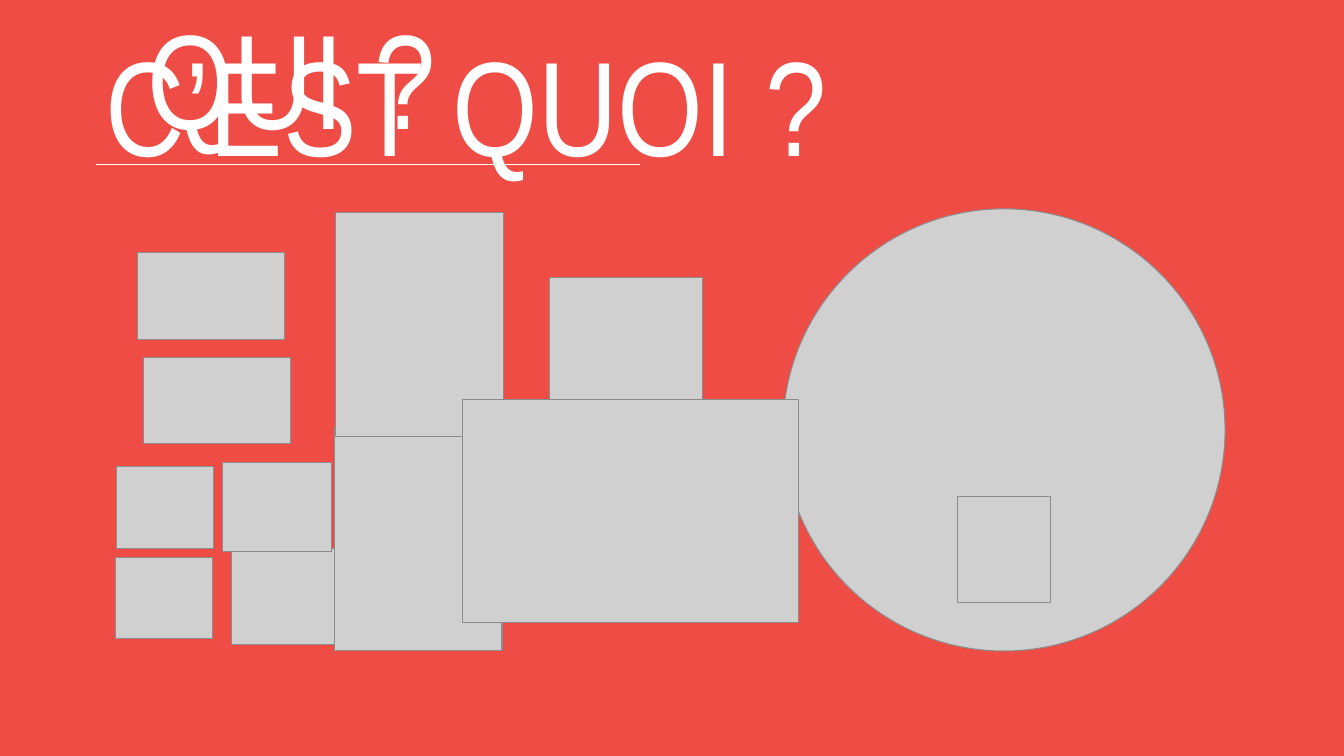
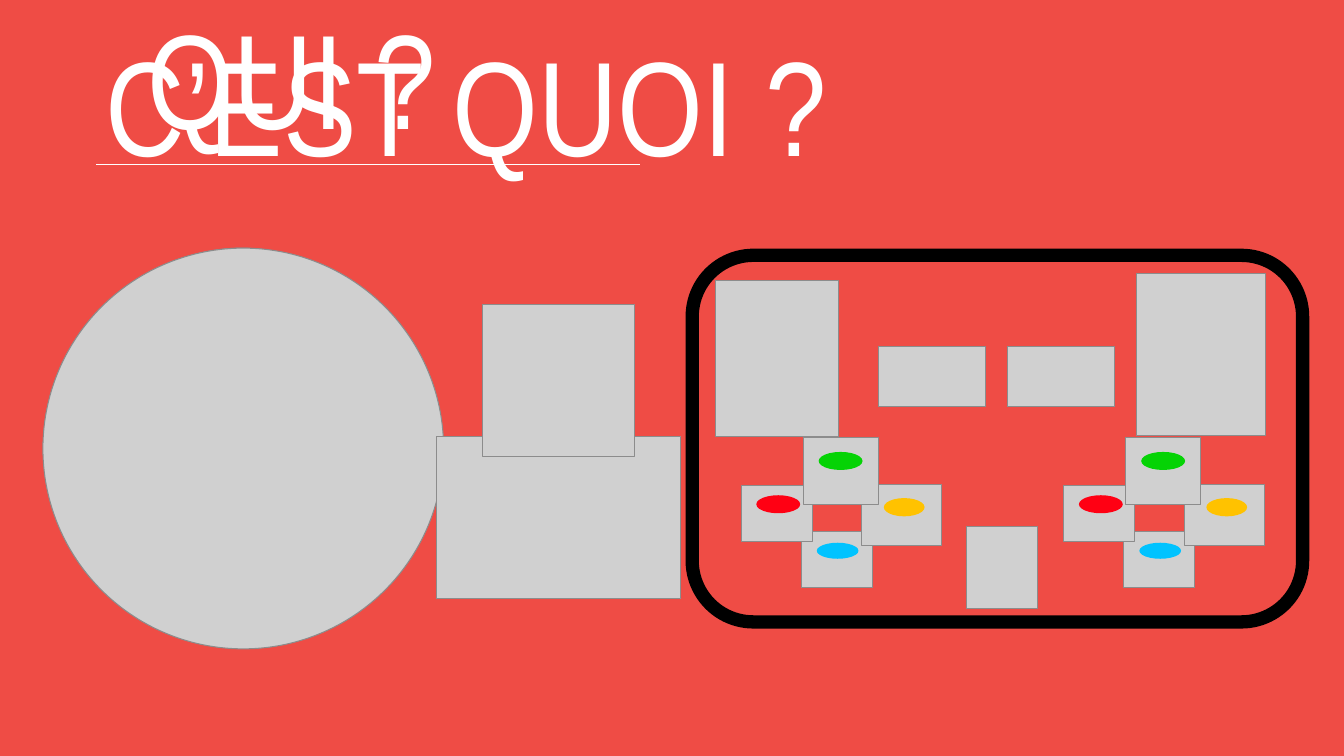
Before and after one commit to Savoie13/Manette_Adaptee, a slide deck: slide 2 of Documentation/Presentation_Projet.pptx. Drawn at 1344x756 pixels with LibreOffice and Linux fonts; fonts in the diff are those of the drawing; grey boxes stand for pictures; background and template pictures are left out. Boxes give left, top, right and bottom in pixels: in the first picture for what was removed or moved away, otherwise in the second. Text is boxed around its words. In the diff, an @@ line names an element or a change of style, - is before the commit and + after.

```diff
--- a/Documentation/Presentation_Projet.pptx
+++ b/Documentation/Presentation_Projet.pptx
@@ picture: place and size @@
-picture at [783,209,1226,651]
+picture at [43,248,445,649]
@@ picture: place and size @@
-picture at [799,218,1173,610]
+picture at [64,248,419,612]
@@ picture: place and size @@
-picture at [336,213,504,437]
+picture at [716,281,839,437]
@@ picture: place and size @@
-picture at [334,427,502,651]
+picture at [1137,273,1266,436]
@@ picture: place and size @@
-picture at [549,277,702,430]
+picture at [483,304,635,457]
@@ picture: place and size @@
-picture at [144,357,291,444]
+picture at [878,347,985,407]
@@ picture: place and size @@
-picture at [138,252,285,339]
+picture at [1007,347,1114,407]
@@ picture: place and size @@
-picture at [463,399,799,623]
+picture at [437,437,681,599]
@@ picture: place and size @@
-picture at [232,548,335,645]
+picture at [1126,438,1201,504]
@@ group added at [693,255,1304,622]: 8 ellipses, 4 pictures, 1 rounded rectangle @@
@@ picture removed at [947,475,1025,569] @@
@@ picture: place and size @@
-picture at [958,498,1051,604]
+picture at [205,486,279,573]
@@ picture: place and size @@
-picture at [115,558,213,639]
+picture at [1064,486,1135,542]
@@ picture: place and size @@
-picture at [222,463,332,552]
+picture at [1185,484,1264,545]
@@ picture: place and size @@
-picture at [958,496,1051,602]
+picture at [966,526,1037,608]
@@ picture: place and size @@
-picture at [117,467,214,548]
+picture at [1124,531,1195,588]
```
Also in this commit, not shown: 2 other slides changed.
